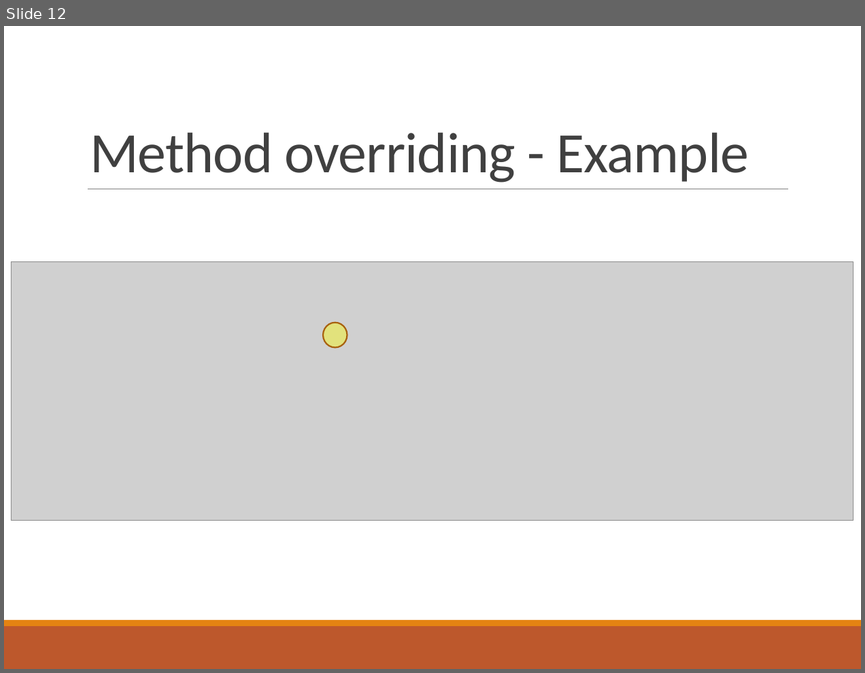
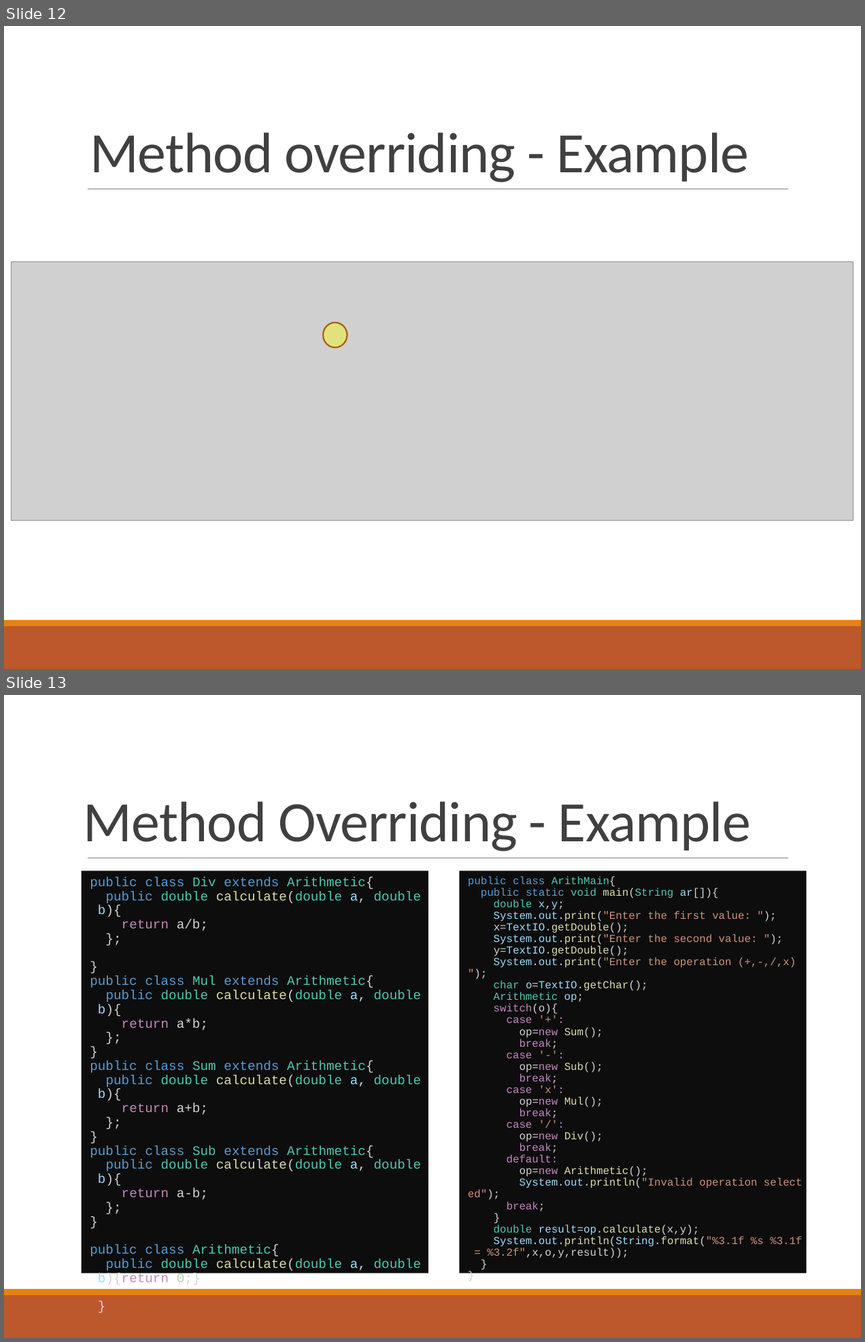
Before and after one commit to deeperj/dillinger, a slide deck: thesis/ukapp2/wqu_isc/sofware_design/Javabc04.pptx. Shown one above the other, each under a label of ours: slide 12 before the commit, slides 12 and 13 after it. The pictures are 865x673 and 865x1342 pixels, drawn with LibreOffice and Linux fonts; fonts in the diff are those of the drawing; grey boxes stand for pictures. Boxes give left, top, right and bottom in pixels: in the first picture for what was removed or moved away, otherwise in the second. Text is boxed around its words. In the diff, an @@ line names an element or a change of style, - is before the commit and + after.

```diff
--- a/thesis/ukapp2/wqu_isc/sofware_design/Javabc04.pptx
+++ b/thesis/ukapp2/wqu_isc/sofware_design/Javabc04.pptx
@@ slide 13 added at (x1=4, y1=695, x2=861, y2=1338), background #FFFFFF; not listed: 3 template elements that a slide beside it also shows @@
@@ title added at (x1=84, y1=801, x2=751, y2=851), 48 pt, text #404040 @@
+Method Overriding - Example
@@ text added at (x1=81, y1=870, x2=428, y2=1272), fill #0D0D0D, 11 pt, text #4EC9B0 @@
+  public class Div extends Arithmetic{
+  public double calculate(double a, double b){
+  return a/b;
+  };
+  }
+  public class Mul extends Arithmetic{
+  public double calculate(double a, double b){
+  return a*b;
+  };
+  }
+  public class Sum extends Arithmetic{
+  public double calculate(double a, double b){
+  return a+b;
+  };
+  }
+  public class Sub extends Arithmetic{
+  public double calculate(double a, double b){
+  return a-b;
+  };
+  }
+  public class Arithmetic{
+  public double calculate(double a, double b){return 0;}
+  }
@@ text added at (x1=459, y1=870, x2=806, y2=1272), fill #0D0D0D, 9 pt, text #CE9178 @@
+  public class ArithMain{
+  public static void main(String ar[]){
+  double x,y;
+  System.out.print("Enter the first value: ");
+  x=TextIO.getDouble();
+  System.out.print("Enter the second value: ");
+  y=TextIO.getDouble();
+  System.out.print("Enter the operation (+,-,/,x) ");
+  char o=TextIO.getChar();
+  Arithmetic op;
+  switch(o){
+  case '+':
+  op=new Sum();
+  break;
+  case '-':
+  op=new Sub();
+  break;
+  case 'x':
+  op=new Mul();
+  break;
+  case '/':
+  op=new Div();
+  break;
+  default:
+  op=new Arithmetic();
+  System.out.println("Invalid operation selected");
+  break;
+  }
+  double result=op.calculate(x,y);
+  System.out.println(String.format("%3.1f %s %3.1f = %3.2f",x,o,y,result));
+  }
+  }
```
Also in this commit, not shown: 2 slides changed, 1 other slide added, 5 other files.
